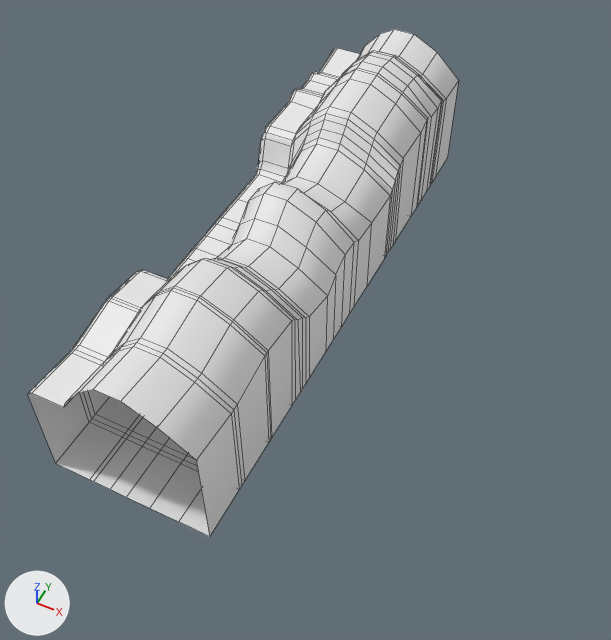
A saved change to the OBJ model Assets/Models/Platforms/Platform_3.obj.
Both versions are drawn from a 50 mm lens placed at (49.0, -74.4, 82.4), pointed at (16.0, -8.3, -0.1). The lights are fixed; the arrows at lower left show +X, +Y and +Z. Mesh edges are drawn as thin lines. Where no turn or scale is listed for an object, it has been applied to the vertices.

Objects in the first picture: 'Platform_3'.
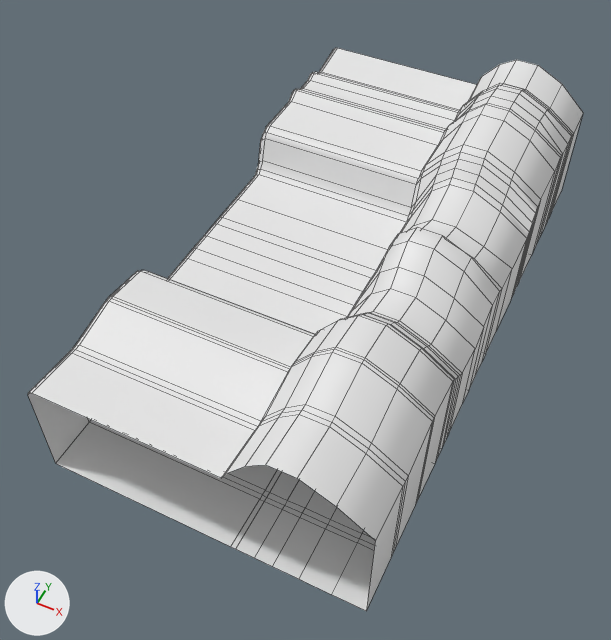
What differs and where, as boxes (x1, y1, x2, y2) in the pictures (611 x 640 px; the box of a moved part takes in the faces that stretch with it):
'Platform_3', reshaped (29% wider, 11% taller)
    before: (28, 29, 459, 537)
    after: (28, 48, 583, 611)
part 1 of me_platform_3, moved or reshaped
    before: (60, 29, 459, 537)
    after: (60, 53, 583, 611)

The change, as a diff of the scene's bpy script:
```diff
--- a/Assets/Models/Platforms/Platform_3.obj.py
+++ b/Assets/Models/Platforms/Platform_3.obj.py
@@ me_platform_3 @@
 me_platform_3.from_pydata(...)  # 665 vertices, 646 faces; spans x -2.6..19.0, y -38.5..38.5, z -5.0..16.7
 # used by ob_platform_3; location = (0.0, 0.0, 0.0)
+# me_platform_3 part 1: all 490 vertices in x 2.5..19.0, y -38.5..38.5, z -5.0..16.7 are moved by (19.2, 0.0, 0.0)
```
